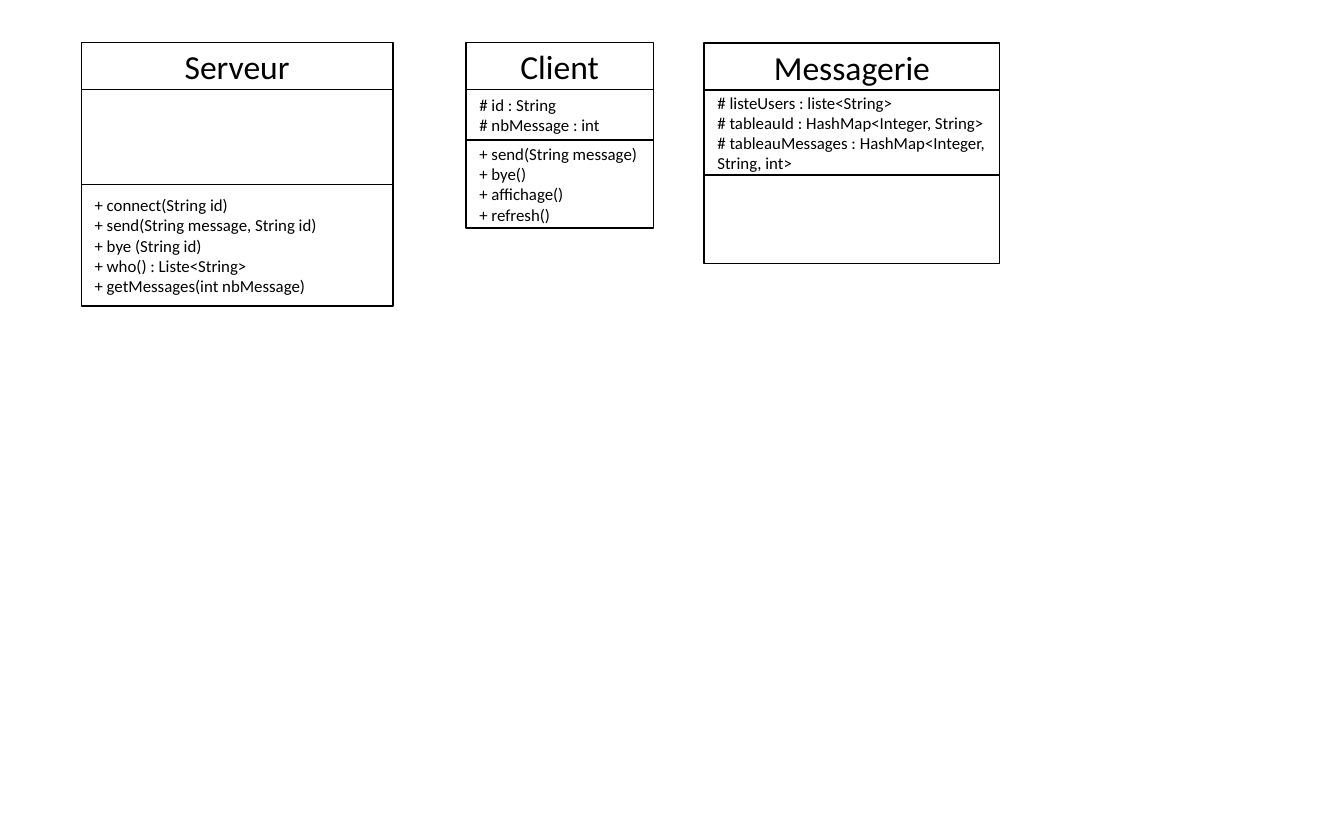
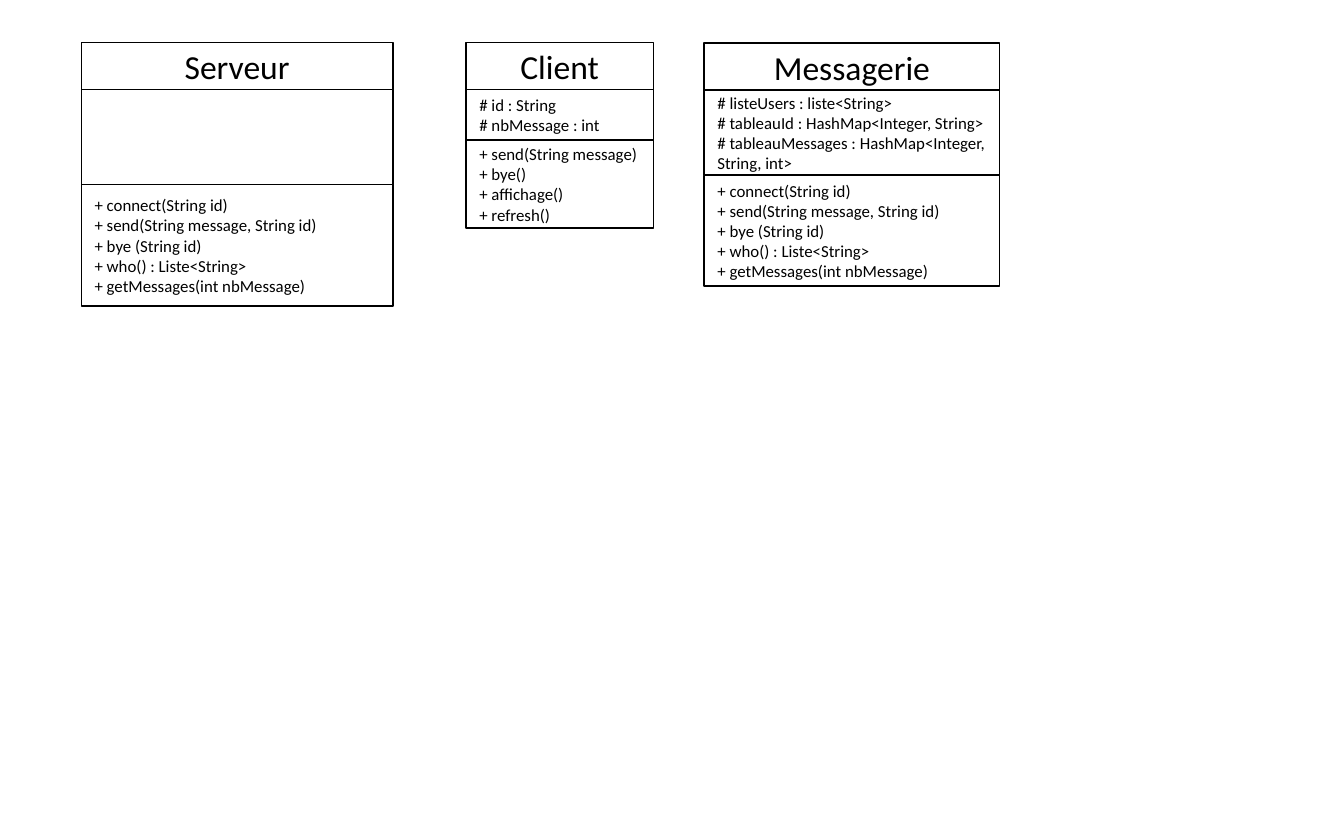
Before and after one commit to JonathanCozzo/TP-Messagerie, a slide deck: slide 1 of TP Chat - Tableau de Classes.pptx. Drawn at 1344x840 pixels with LibreOffice and Linux fonts; fonts in the diff are those of the drawing. Boxes give left, top, right and bottom in pixels: in the first picture for what was removed or moved away, otherwise in the second. Text is boxed around its words. In the diff, an @@ line names an element or a change of style, - is before the commit and + after.

Commit message:
Update diagrammes classes bis

```diff
--- a/TP Chat - Tableau de Classes.pptx
+++ b/TP Chat - Tableau de Classes.pptx
@@ rectangle "+ connect(String id)": place and size @@
-rectangle "+ connect(String id)" at bbox=[704, 175, 1000, 263]
+rectangle "+ connect(String id)" at bbox=[704, 175, 1000, 286]
@@ text in rectangle at bbox=[730, 185, 940, 280]: text added @@
++ connect(String id)
++ send(String message, String id)
++ bye (String id)
++ who() : Liste<String>
++ getMessages(int nbMessage)
```
